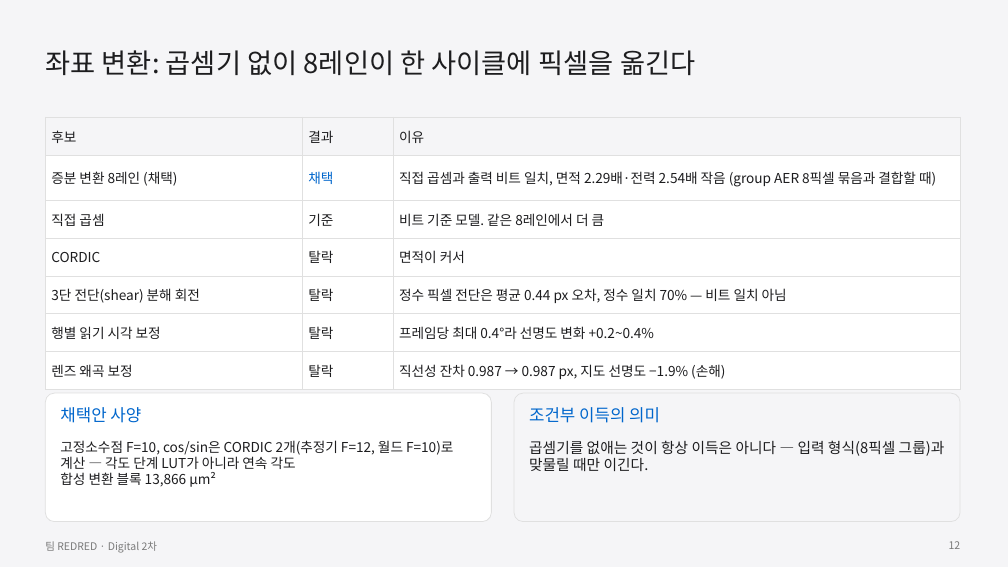
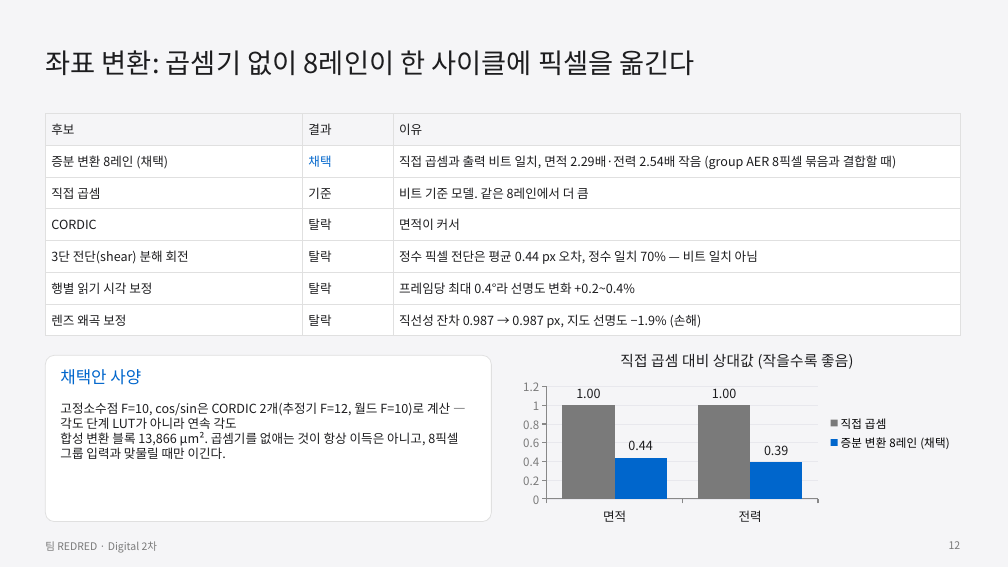
Before and after one commit to GangHeeJo/AI-SEMI, a slide deck: slide 12 of submission/REDRED_2차_발표자료_칩S.pptx. Drawn at 1008x567 pixels with LibreOffice and Linux fonts; fonts in the diff are those of the drawing. Boxes give left, top, right and bottom in pixels: in the first picture for what was removed or moved away, otherwise in the second. Text is boxed around its words. In the diff, an @@ line names an element or a change of style, - is before the commit and + after.

```diff
--- a/submission/REDRED_2차_발표자료_칩S.pptx
+++ b/submission/REDRED_2차_발표자료_칩S.pptx
@@ table at (x1=45, y1=113, x2=960, y2=332) @@
@@ size 13 to 12 pt @@
@@ table resized from (x1=45, y1=117, x2=960, y2=383) to (x1=45, y1=113, x2=960, y2=332) @@
@@ rounded rectangle resized from (x1=45, y1=393, x2=492, y2=522) to (x1=45, y1=355, x2=492, y2=522) @@
@@ rounded rectangle at (x1=45, y1=355, x2=492, y2=522): proportions changed @@
@@ column chart added at (x1=514, y1=337, x2=960, y2=529) @@
+title "직접 곱셈 대비 상대값 (작을수록 좋음)"
+categories: 면적, 전력
+직접 곱셈: 1, 1
+증분 변환 8레인 (채택): 0.44, 0.39
@@ text "채택안 사양" moved from (x1=60, y1=407, x2=141, y2=423) to (x1=60, y1=369, x2=141, y2=385) @@
@@ text at (x1=60, y1=402, x2=450, y2=429): size 13 to 12 pt in "고정소수점 F=10, cos/sin은 CORDIC 2개(추정기 F=12, 월드 ..." @@
@@ text "고정소수점 F=10, cos/sin은 CORDIC 2개(추정기 ..." moved from (x1=60, y1=440, x2=453, y2=487) to (x1=60, y1=402, x2=458, y2=459) @@
@@ rounded rectangle removed at (x1=514, y1=393, x2=960, y2=522) @@
@@ text removed at (x1=529, y1=407, x2=660, y2=423) @@
-조건부 이득의 의미
@@ text at (x1=60, y1=432, x2=458, y2=459): text changed; size 13 to 12 pt @@
-합성 변환 블록 13,866 µm²
+합성 변환 블록 13,866 µm². 곱셈기를 없애는 것이 항상 이득은 아니고, 8픽셀 그룹 입력과 맞물릴 때만 이긴다.
@@ text removed at (x1=529, y1=440, x2=945, y2=471) @@
-곱셈기를 없애는 것이 항상 이득은 아니다 — 입력 형식(8픽셀 그룹)과 맞물릴 때만 이긴다.
```
Also in this commit, not shown: 3 other slides changed, 2 other files.
